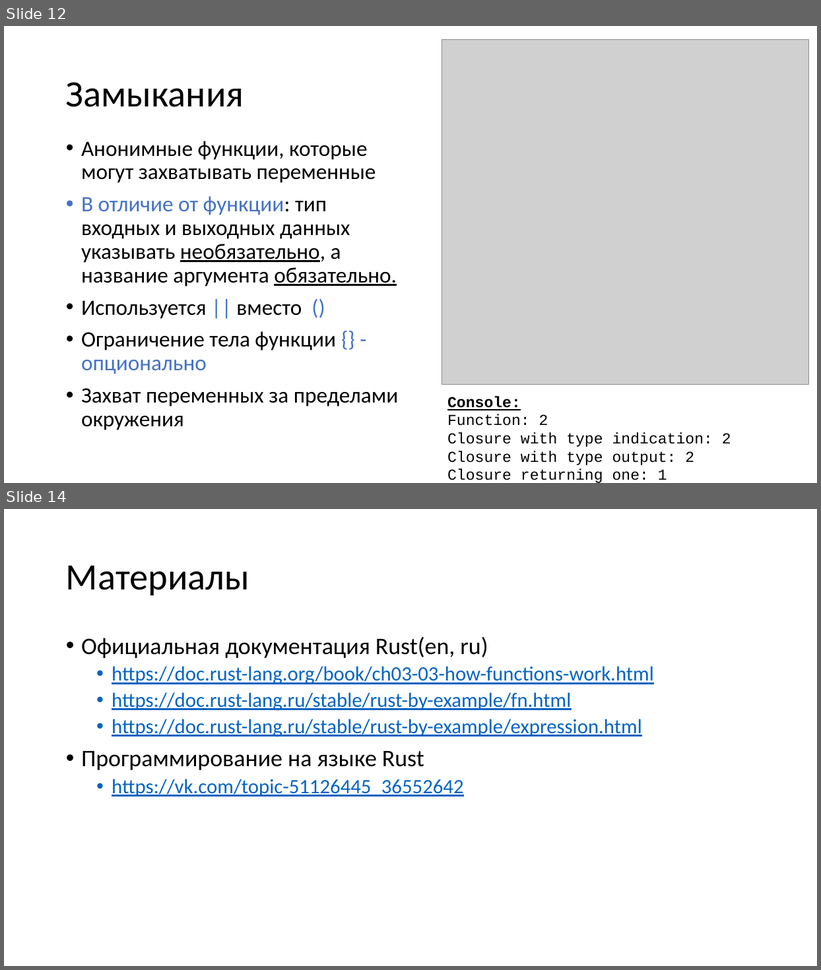
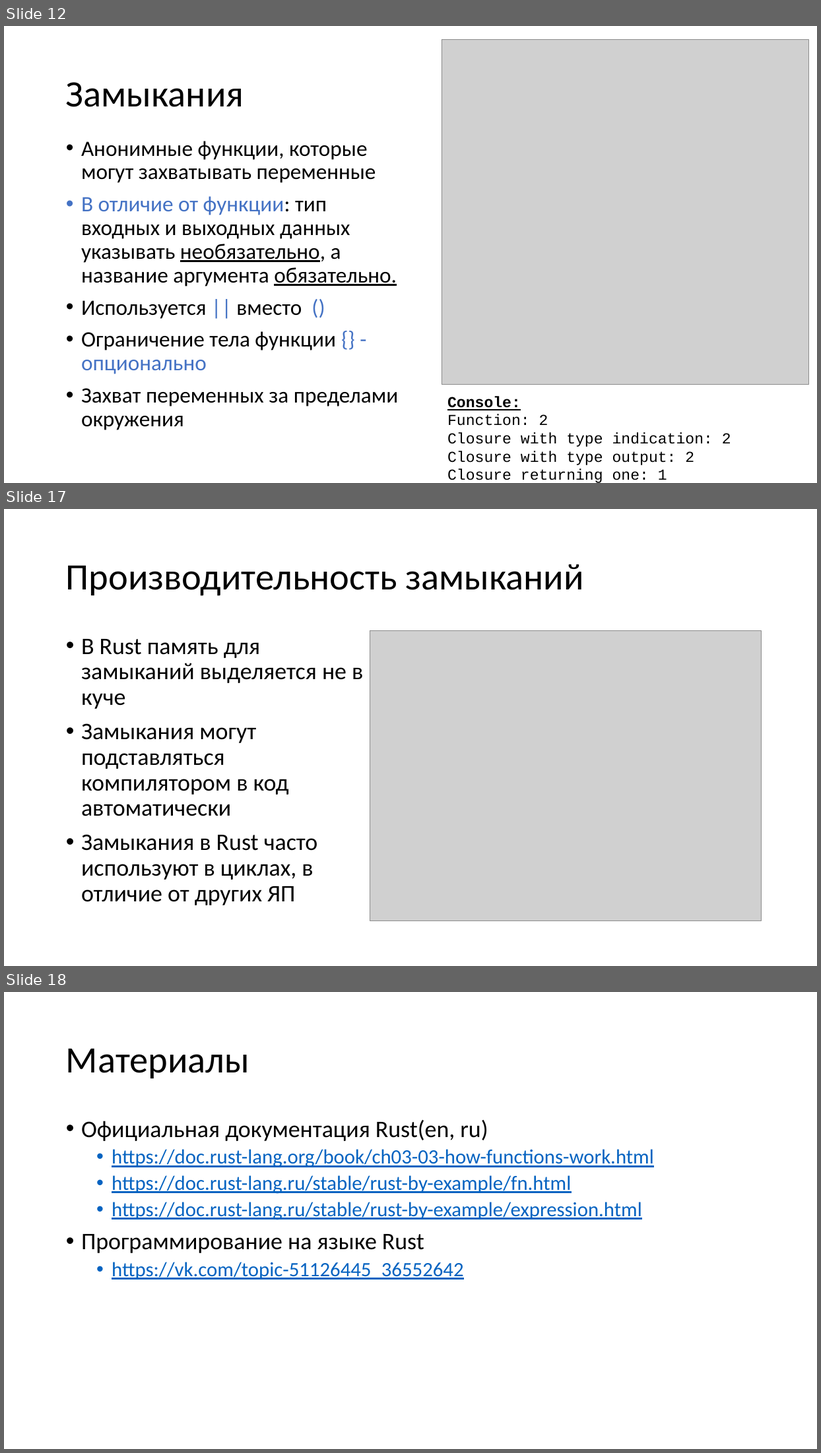
Before and after one commit to Katalien/New-programming-languages, a slide deck: reports/functions/functions.pptx. Shown one above the other, each under a label of ours: slides 12 and 14 before the commit, slides 12, 17 and 18 after it; the slides between them are not shown. The pictures are 821x970 and 821x1453 pixels, drawn with LibreOffice and Linux fonts; fonts in the diff are those of the drawing; grey boxes stand for pictures. Boxes give left, top, right and bottom in pixels: in the first picture for what was removed or moved away, otherwise in the second. Text is boxed around its words. In the diff, an @@ line names an element or a change of style, - is before the commit and + after.

```diff
--- a/reports/functions/functions.pptx
+++ b/reports/functions/functions.pptx
@@ slide 17 added at bbox=[4, 509, 817, 966], background #FFFFFF @@
@@ title added at bbox=[66, 564, 584, 596], 44 pt, text #000000 @@
+Производительность замыканий
@@ text added at bbox=[81, 639, 363, 906], 28 pt, text #000000 @@
+• В Rust память для замыканий выделяется не в куче
+• Замыкания могут подставляться компилятором в код автоматически
+• Замыкания в Rust часто используют в циклах, в отличие от других ЯП
@@ picture added at bbox=[370, 631, 762, 921] @@
@@ what was slide 14 is now slide 18 @@
```
Also in this commit, not shown: 4 other slides added, 1 slide removed, 1 other file.
